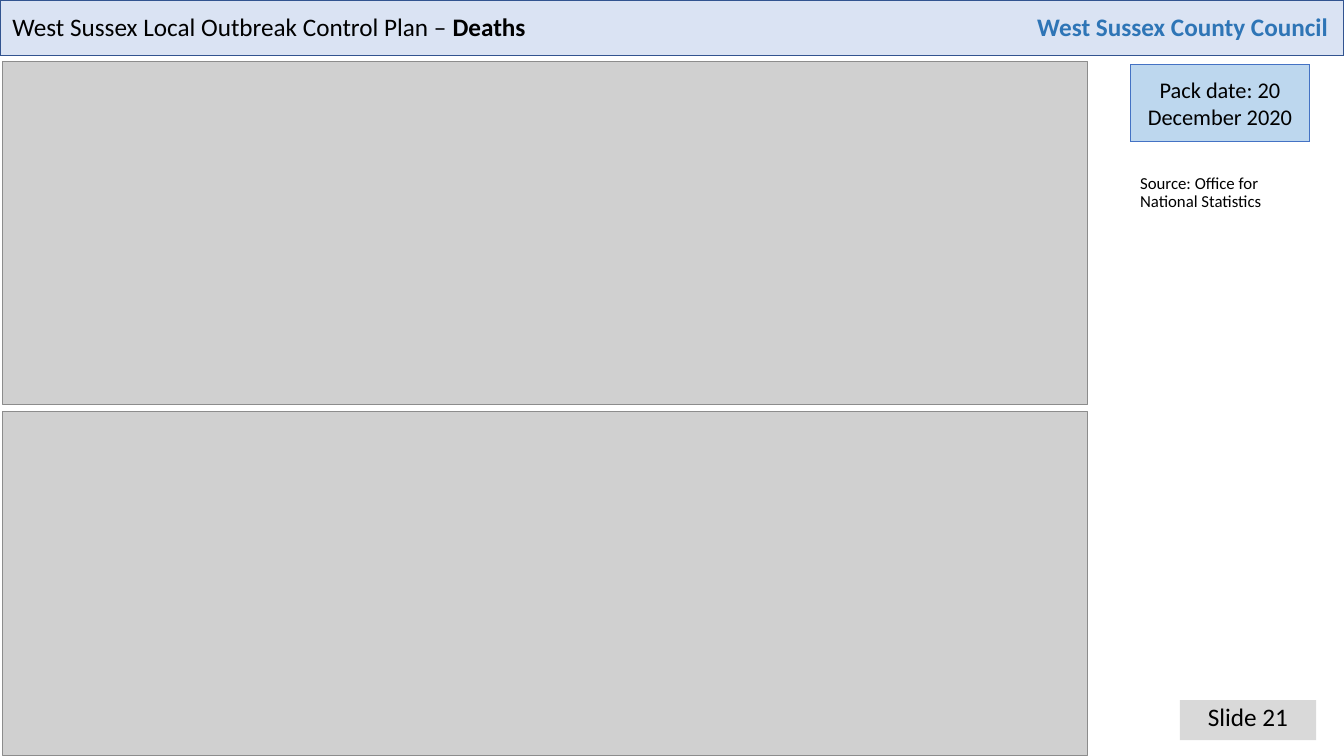
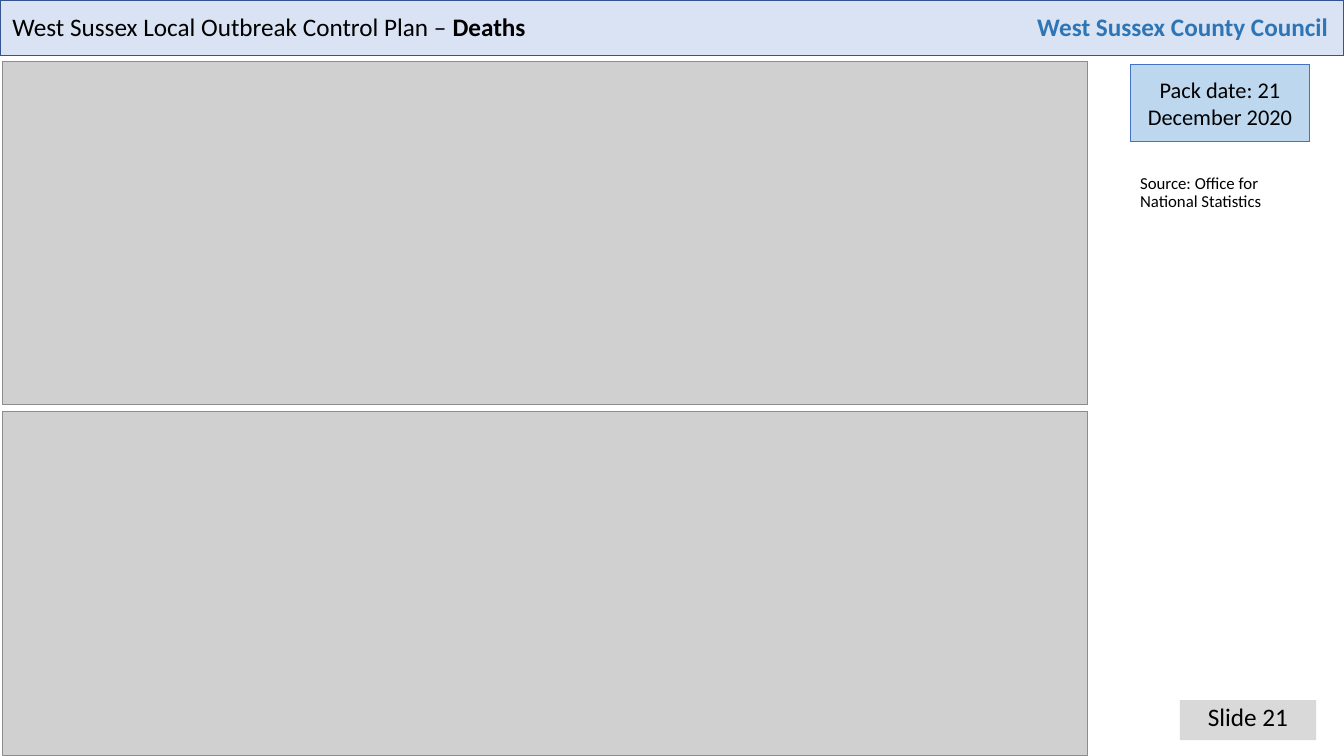
Before and after one commit to psychty/wsx_covid_datapack_public, a slide deck: slide 21 of Latest_West_Sussex_C19_slide_deck.pptx. Drawn at 1344x756 pixels with LibreOffice and Linux fonts; fonts in the diff are those of the drawing; grey boxes stand for pictures. Boxes give left, top, right and bottom in pixels: in the first picture for what was removed or moved away, otherwise in the second. Text is boxed around its words. In the diff, an @@ line names an element or a change of style, - is before the commit and + after.

```diff
--- a/Latest_West_Sussex_C19_slide_deck.pptx
+++ b/Latest_West_Sussex_C19_slide_deck.pptx
@@ text in rectangle at (x1=1148, y1=82, x2=1292, y2=125): text changed @@
-Pack date: 20 December 2020
+Pack date: 21 December 2020
```
Also in this commit, not shown: 22 other slides changed, 49 other files.
